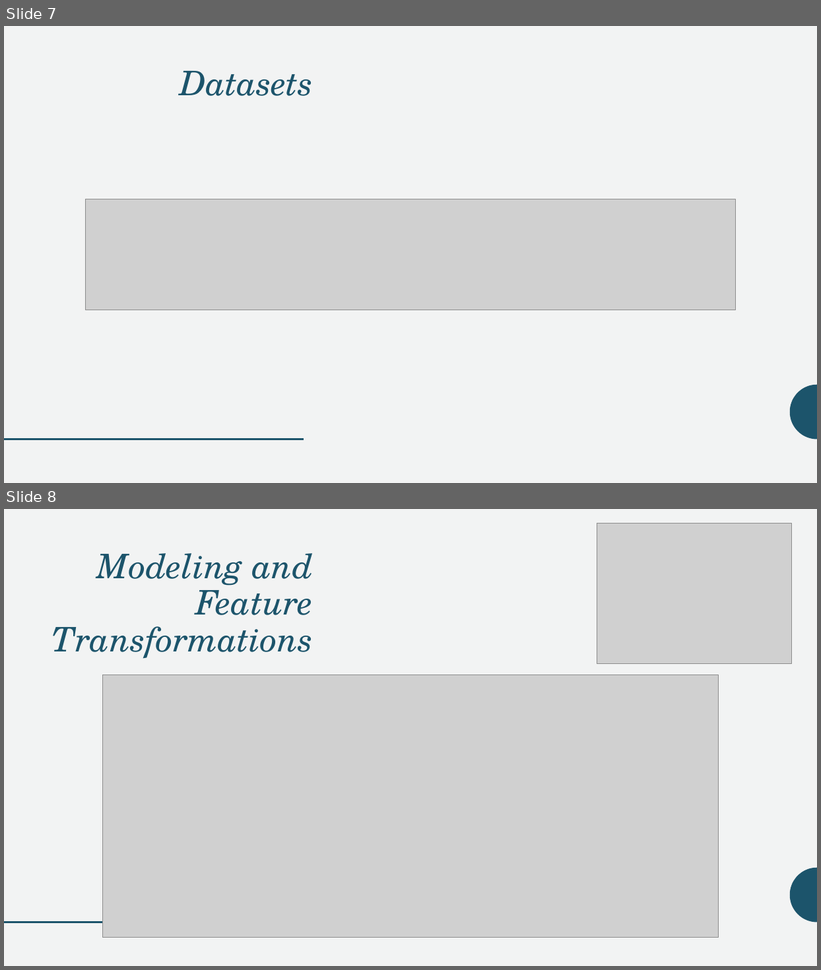
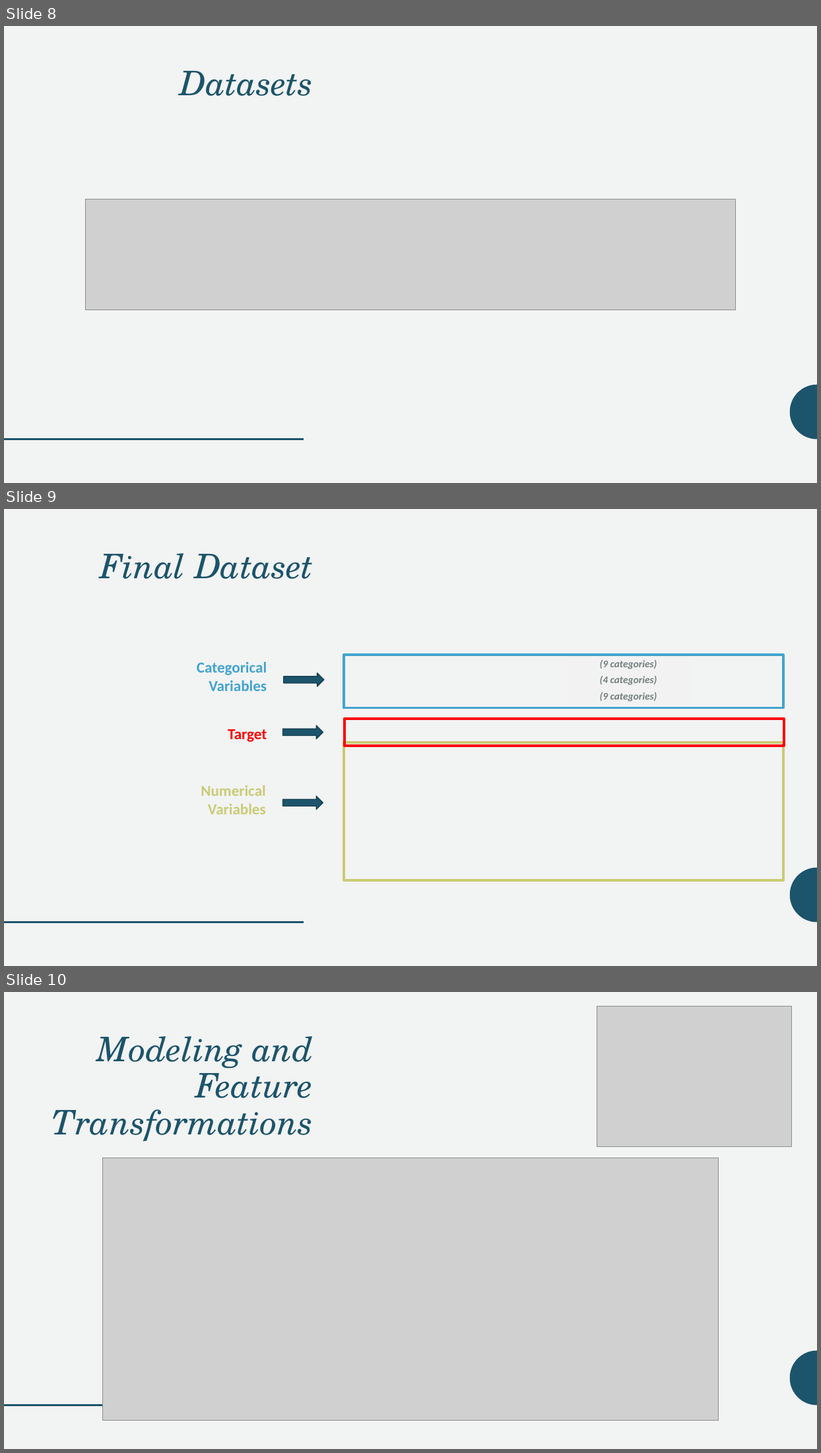
Before and after one commit to SRobbins-13/GHG_Regression_Analysis, a slide deck: GHG_Regression_Analysis.pptx. Shown one above the other, each under a label of ours: slides 7 and 8 before the commit, slides 8, 9 and 10 after it. The pictures are 821x970 and 821x1453 pixels, drawn with LibreOffice and Linux fonts; fonts in the diff are those of the drawing; grey boxes stand for pictures. Boxes give left, top, right and bottom in pixels: in the first picture for what was removed or moved away, otherwise in the second. Text is boxed around its words. In the diff, an @@ line names an element or a change of style, - is before the commit and + after.

```diff
--- a/GHG_Regression_Analysis.pptx
+++ b/GHG_Regression_Analysis.pptx
@@ slide 9 added at (x1=4, y1=509, x2=817, y2=966), background #F2F3F3; not listed: 2 template elements that a slide beside it also shows @@
@@ title added at (x1=100, y1=553, x2=313, y2=579), 40 pt, text #1C546B, italic @@
+Final Dataset
@@ text added at (x1=197, y1=662, x2=267, y2=691), 18 pt, text #42A4CE, bold @@
+Categorical
+Variables
@@ rectangle added at (x1=344, y1=655, x2=783, y2=708), outline #42A4CE 3 pt @@
@@ text added at (x1=600, y1=660, x2=657, y2=669), 12 pt, text #747E7E, bold, italic @@
+(9 categories)
@@ right arrow added at (x1=284, y1=673, x2=324, y2=687), fill #1C546B, outline #153E4F 1 pt @@
@@ rectangle added at (x1=567, y1=687, x2=690, y2=705), fill #F2F2F2, 12 pt, text #747E7E, bold, italic @@
+(9 categories)
@@ text added at (x1=600, y1=676, x2=657, y2=685), 12 pt, text #747E7E, bold, italic @@
+(4 categories)
@@ right arrow added at (x1=283, y1=725, x2=323, y2=739), fill #1C546B, outline #153E4F 1 pt @@
@@ rectangle added at (x1=345, y1=719, x2=784, y2=746), outline #FF0000 3 pt @@
@@ text added at (x1=228, y1=729, x2=267, y2=742), 18 pt, text #FF0000, bold @@
+Target
@@ rectangle added at (x1=344, y1=743, x2=783, y2=881), outline #CBCB75 3 pt @@
@@ text added at (x1=201, y1=786, x2=266, y2=815), 18 pt, text #CBCB75, bold @@
+Numerical
+Variables
@@ right arrow added at (x1=283, y1=796, x2=323, y2=810), fill #1C546B, outline #153E4F 1 pt @@
@@ what was slide 7 is now slide 8 @@
@@ what was slide 8 is now slide 10 @@
```
Also in this commit, not shown: 3 slides changed, 1 other slide added.
